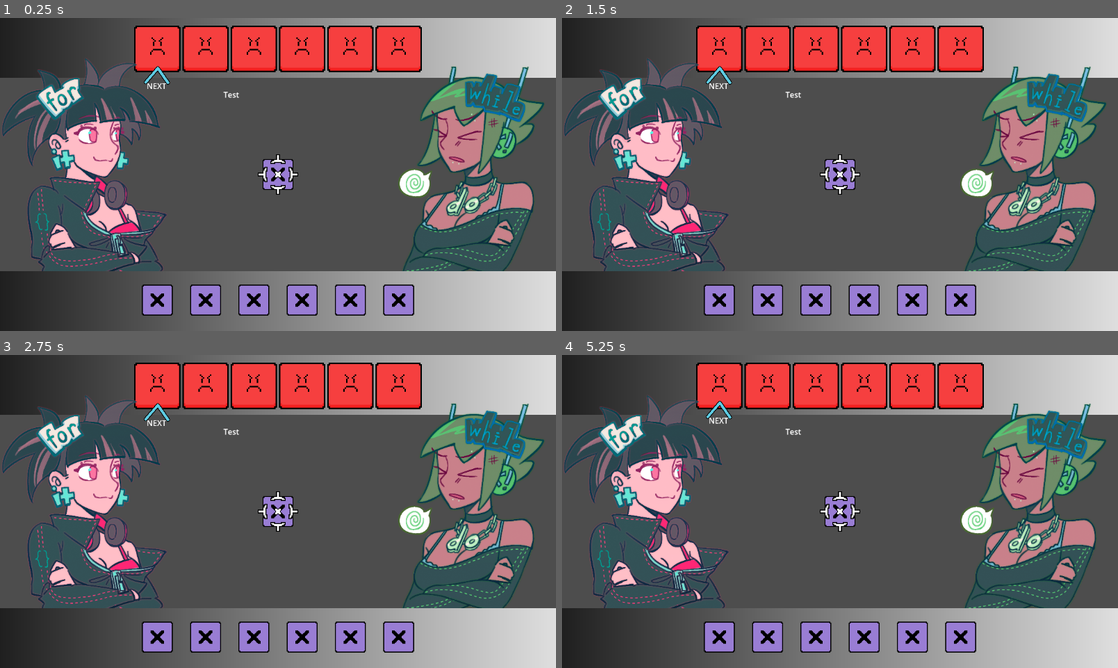
Above: before the commit, frames 1-4 (two rows, left to right).
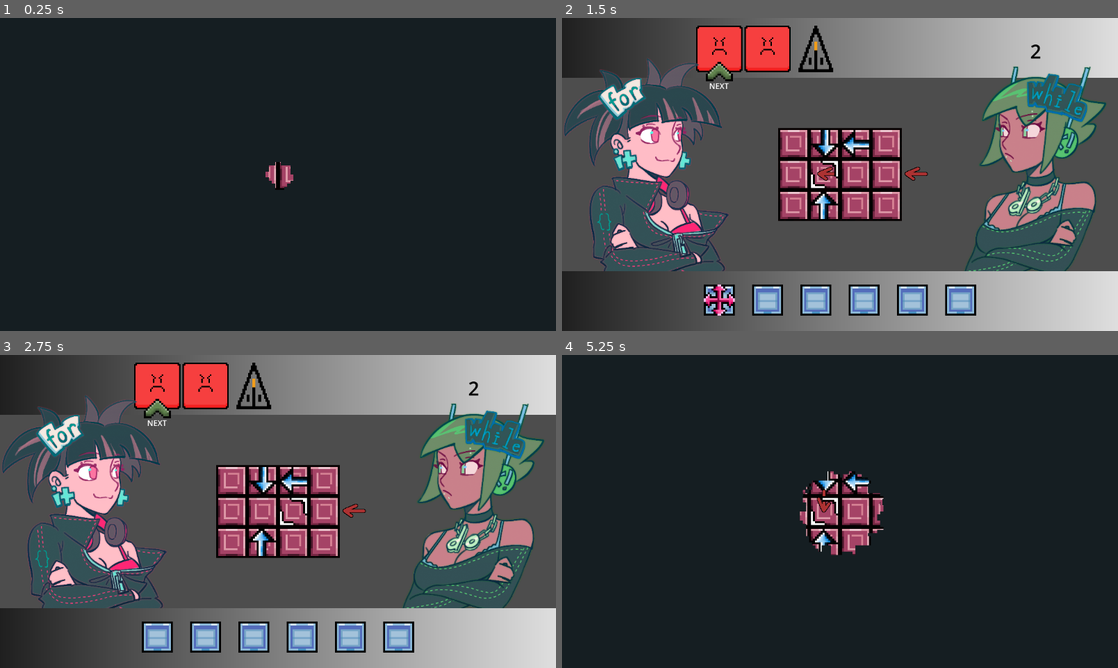
Above: after the commit, the same moments.

Repository: Red-Wool/GMTK-JAM-2025
Game: Godot game, scene res://test_grid_system.tscn
Two runs of this game, one before a commit and one after it. Both use one fixed random seed, a clock stepped at 60 frames per second and the inputs below.
Inputs:
- Up to frame 1 (0.25 s): no input
- Up to frame 2 (1.5 s): hold D (right) 0.53-1.28 s; hold Space 0.53-1.28 s; tap J (action) at 0.6 s; hold S (down) from 1.28 s (still down); tap Space at 1.35 s
- Up to frame 3 (2.75 s): tap Space at 1.52, 1.82 s; tap J (action) at 1.55, 2.1 s; release S (down) at 2.03 s; hold D (right) from 2.03 s (still down); hold Space from 2.03 s (still down)
- Up to frame 4 (5.25 s): release D (right) at 2.78 s; release Space at 2.78 s; hold W (up) 2.78-3.53 s; tap J (action) at 2.85, 4.35, 5.1 s; tap Space at 3.02, 3.32, 4.52, 4.82 s; hold Space 3.53-4.28 s; hold A (left) 3.53-5.03 s; tap R (restart, bound only after the commit) at 4.15 s; hold S (down) from 5.03 s (still down); hold Space from 5.03 s (still down)

The runs differ from the first frame. In frame 1, 97% of the frame differs, in the area x 0-100%, y 0-100%; in frame 2, 16%; in frame 3, 16%; in frame 4, 97%.
Error before the commit: Parse Error: Could not parse global class "ForLoop" from "res://Scripts/Commands/ForLoop.gd". (res://Scripts/GameManager.gd:14)

Commit message:
win and lose, transitions

Diff:
--- a/Prefab/grid_tile.tscn
+++ b/Prefab/grid_tile.tscn
@@ -1,14 +1,10 @@
-[gd_scene load_steps=4 format=3 uid="uid://dy7xs2oi243vd"]
+[gd_scene load_steps=3 format=3 uid="uid://dy7xs2oi243vd"]
 
 [ext_resource type="Script" path="res://Scripts/Grid/GridTile.gd" id="1_ju7xe"]
-
-[sub_resource type="Gradient" id="Gradient_lmv5y"]
-
-[sub_resource type="GradientTexture2D" id="GradientTexture2D_v8dcd"]
-gradient = SubResource("Gradient_lmv5y")
+[ext_resource type="Texture2D" uid="uid://bqtj7invypufw" path="res://Art/firstTile.png" id="2_gnjep"]
 
 [node name="GridTile" type="Node2D"]
 script = ExtResource("1_ju7xe")
 
 [node name="Sprite" type="Sprite2D" parent="."]
-texture = SubResource("GradientTexture2D_v8dcd")
+texture = ExtResource("2_gnjep")
--- a/Resources/Commands/MoveCommand.tres
+++ b/Resources/Commands/MoveCommand.tres
@@ -1,10 +1,10 @@
 [gd_resource type="Resource" script_class="MoveCommand" load_steps=3 format=3 uid="uid://chaacpn2tro72"]
 
 [ext_resource type="Script" path="res://Scripts/Commands/MoveCommand.gd" id="1_2a5f4"]
-[ext_resource type="Texture2D" uid="uid://bre2ej7g8mg8y" path="res://Art/GMTKTempAssetsomni.png" id="2_b7qcl"]
+[ext_resource type="Texture2D" uid="uid://bnn5gmsdqtu50" path="res://Art/commandarrow.png" id="2_tb31r"]
 
 [resource]
 script = ExtResource("1_2a5f4")
 command_name = "Move"
 can_choose_direction = true
-sprite = ExtResource("2_b7qcl")
+sprite = ExtResource("2_tb31r")
--- a/Scripts/Attack/WhileLoop.gd
+++ b/Scripts/Attack/WhileLoop.gd
@@ -35,11 +35,15 @@
 
 # Called when the node enters the scene tree for the first time.
 func _ready():
+	sprite.material.set_shader_parameter("isOn", false)
 	pass # Replace with function body.
 
 
 # Called every frame. 'delta' is the elapsed time since the previous frame.
 func _process(delta):
+
+	if is_dead:
+		sprite.skew = (randf_range(-2,2))
 
 	attack_timer -= delta
 	if is_attacking and attack_timer <= 0. and !stop:
@@ -48,8 +52,8 @@
 
 		if infinite_loop_step_count <= current_step_count:
 			_infinite_state()
+			current_step_count = 0
 			stop = true
-			is_attacking = false
 
 		var dead_check : bool = true
 		var speed_up : bool = false
@@ -120,7 +124,7 @@
 			preview.position = Vector2.ZERO
 		elif i == index:
 			preview.modulate.a = .5
-			preview.position = Vector2.RIGHT * 10
+			preview.position = Vector2.RIGHT * 30
 		else:
 			preview.modulate.a = 0.
 
@@ -129,9 +133,16 @@
 	for proj : AttackProjectile in attack_projectile_array:
 		if !proj.is_dead:
 			health -= 1
-			game_manager.grid_manager._move_hit_character(proj, false, .1)
+			game_manager.grid_manager._move_hit_character(proj, false, .2)
 
-		is_dead = health <= 0
+			await get_tree().create_timer(.2).timeout
+
+			if health <= 0:
+				sprite.material.set_shader_parameter("isOn", true)
+				is_dead = true
+
+
+			await get_tree().create_timer(.3).timeout
 	_end_turn()
 
 func _end_turn():
@@ -147,6 +158,8 @@
 			p.queue_free()
 	attack_projectile_array.clear()
 
+	await get_tree().create_timer(.5).timeout
+
 	stop = false
 	is_attacking = false
 
--- a/Scripts/Commands/CommandDisplay.gd
+++ b/Scripts/Commands/CommandDisplay.gd
@@ -2,7 +2,7 @@
 
 
 @export var sprites : Array[Sprite2D]
-@onready var default_sprite = preload("res://Art/BasucBlock2.png")
+@onready var default_sprite = preload("res://Art/empty_ass_inventory_lmaopng.png")
 
 # Called when the node enters the scene tree for the first time.
 func _ready():
@@ -20,4 +20,4 @@
 		if i < resource.size() and resource[i] != null:
 			sprites[i].texture = resource[i].sprite
 		else:
-			sprites[i].texture = default_sprite
+			sprites[i].texture = null
--- a/Scripts/Commands/ForLoop.gd
+++ b/Scripts/Commands/ForLoop.gd
@@ -11,12 +11,14 @@
 
 # Called when the node enters the scene tree for the first time.
 func _ready():
+	sprite.material.set_shader_parameter("isOn", false)
 	pass # Replace with function body.
 
 
 # Called every frame. 'delta' is the elapsed time since the previous frame.
 func _process(delta):
-	pass
+	if is_dead:
+		sprite.skew = (randf_range(-2,2))
 
 func _setup(c : Array[CommandResource]):
 	commands = c
@@ -28,10 +30,17 @@
 	return true
 
 func _use_command(index : int):
+	commands.pop_at(index)
+	_display()
 
 
-func _hurt():
-	commands.
+func _hurt(delay : float):
+	await get_tree().create_timer(delay * 2.).timeout
+	if commands.pop_back() == null:
+		is_dead = true
+		sprite.material.set_shader_parameter("isOn", true)
+	_display()
+
 
 func _display():
 	command_display._update_sprites(commands)
--- a/Scripts/GameManager.gd
+++ b/Scripts/GameManager.gd
@@ -10,6 +10,10 @@
 var is_placing : bool
 var can_select_direction : bool = false
 var selected_command : CommandResource
+var selected_index : int
+
+var initiate_start : bool
+var is_gameover : bool
 
 @onready var for_loop : ForLoop = %ForLoop
 @onready var while_loop : WhileLoop = %WhileLoop
@@ -103,9 +107,10 @@
 		aim_reticle.modulate.a = 1.
 
 	test_label.text = str(while_loop.health)
-	if Input.is_action_just_pressed("action") and !while_loop.is_attacking:
+	if Input.is_action_just_pressed("action") and !while_loop.is_attacking and !initiate_start:
 		if !is_placing and for_loop._try_select(aim_position.x) and aim_box == 1:
 			selected_command = for_loop.commands[aim_position.x]
+			selected_index = aim_position.x
 			is_placing = true
 			aim_box = 0
 			aim_position = Vector2i(grid_manager.grid.grid.size()/2,grid_manager.grid.grid[0].grid_column.size()-1)
@@ -118,27 +123,36 @@
 				selected_command._do_action(grid_manager, aim_position)
 				_end_place_item()
 
-	if Input.is_key_pressed(KEY_SPACE) and !while_loop.is_attacking and !is_placing:
+	if Input.is_key_pressed(KEY_SPACE) and !while_loop.is_attacking and !is_placing and !initiate_start:
+		initiate_start = true
 		_start_turn()
 
 func _start_level():
 	grid_manager._create_level(level_data.grid_data)
-	for_loop._setup(level_data.commands)
+	for_loop._setup(level_data._duplicate_commands())
 	while_loop._setup(level_data.while_loop_hp, level_data.attack_data)
 
 func _end_place_item():
+	if initiate_start:
+		return
 
 	aim_box = 0
 	can_select_direction = false
 	is_placing = false
 
+	initiate_start = true
+
+	for_loop._use_command(selected_index)
+
 	await get_tree().create_timer(.5).timeout
 	_start_turn()
 
 func _start_turn():
-	while_loop._start_attack()
+	if !is_gameover:
+		while_loop._start_attack()
 
 func _end_turn():
+	initiate_start = false
 	if for_loop.is_dead:
 		lose_level()
 	elif while_loop.is_dead:
@@ -147,9 +161,11 @@
 
 
 func lose_level():
+	is_gameover = true
 	print("lose")
 	pass
 
 func win_level():
+	is_gameover = true
 	print("win")
 	pass
--- a/Scripts/Grid/GridManager.gd
+++ b/Scripts/Grid/GridManager.gd
@@ -50,7 +50,7 @@
 
 	if !_outer_bounds(pos):
 		if pos.x <= -1:
-			game_manager.for_loop._hurt()
+			game_manager.for_loop._hurt(t)
 			_move_hit_character(proj, true, t)
 		else:
 			proj._disappear()
--- a/Scripts/LevelResource.gd
+++ b/Scripts/LevelResource.gd
@@ -10,3 +10,10 @@
 @export var attack_data : Array[WhileAttackResource]
 
 #put more data later
+
+func _duplicate_commands() -> Array[CommandResource]:
+	var c : Array[CommandResource]
+	for command : CommandResource in commands:
+		c.append(command.duplicate(true))
+
+	return c
--- /dev/null
+++ b/Scripts/Restart.gd
@@ -0,0 +1,21 @@
+class_name Restart extends Sprite2D
+
+@onready var anim : AnimationPlayer = $AnimationPlayer
+
+var is_transitioning
+
+func _ready():
+	is_transitioning = true
+	await get_tree().create_timer(1.6).timeout
+	is_transitioning = false
+
+func _process(delta):
+	if Input.is_action_just_pressed("restart") and !is_transitioning:
+		_restart()
+		is_transitioning = true
+
+func _restart():
+
+	anim.play("closing")
+	await get_tree().create_timer(1.6).timeout
+	get_tree().reload_current_scene()
--- /dev/null
+++ b/Scripts/vortex.gdshader
@@ -0,0 +1,135 @@
+shader_type canvas_item;
+
+uniform float anim;
+
+uniform vec3 bgColor;
+uniform vec3 shineColor;
+uniform int posterizeAmount;
+uniform float time;
+
+float rand(float co) { return fract(sin(co*(91.3458)) * 47453.5453); }
+vec2 rand2(vec2 co){ return vec2(rand(co.x+co.y), rand(co.y-co.x)); }
+
+/*
+vec2 noise2(vec2 inp)
+{
+    vec2 i = floor(inp);
+    vec2 f = fract(inp);
+
+    vec2 a = rand2(i);
+    vec2 b = rand2(i + vec2(1,0));
+    vec2 c = rand2(i + vec2(0,1));
+    vec2 d = rand2(i + vec2(1,1));
+
+    vec2 s = f*f*(3. - (2. * f));
+
+    return mix(a, b, s.x) + (c - a) * s.y * (1.0 - s.x) + (d - b) * s.x * s.y;;
+}
+*/
+
+float voronoiDistance (vec2 inp, out vec2 index)
+{
+    vec2 i = floor(inp);
+    vec2 f = fract(inp);
+
+    float d = 8.;
+    vec2 sc, sd;
+    for (int x = -1; x <= 1; x++)
+    {
+        for (int y = -1; y <= 1; y++)
+        {
+            vec2 coord = vec2(float(x),float(y));
+            vec2 a = sin(rand2(i+coord)*130.49 + TIME)*.5 + .5;
+            vec2 p = a-f+coord;
+
+            float l = length(p);
+            if (l < d)
+            {
+                d = l;
+                sc = coord + sin(3.*TIME+4.*length(inp))*f*.01*smoothstep(2.,30.,sqrt(length(inp)));
+                sd = p;
+
+                index = coord;
+
+
+            }
+        }
+    }
+
+    d = 8.;
+
+    for (int x = -2; x <= 2; x++)
+    {
+        for (int y = -2; y <= 2; y++)
+        {
+            vec2 coord = vec2(float(x),float(y)) + sc;
+            vec2 a = sin(rand2(i+coord)*130.49 +TIME)*.5 + .5;
+            vec2 p = a-f+coord;
+
+            d = min(d,abs(dot((sd+p)*.5, normalize(sd-p))));
+        }
+    }
+
+
+    return d;
+}
+
+vec2 rotate(vec2 uv, float ang)
+{
+    return uv * mat2(vec2(cos(ang), -sin(ang)), vec2(sin(ang), cos(ang)));
+}
+
+
+void vertex() {
+	// Called for every vertex the material is visible on.
+}
+
+void fragment() {
+	// Called for every pixel the material is visible on.
+
+	vec2 uv = UV - .5;
+
+
+
+	uv *= 750.*.25;
+	uv = floor(uv);
+	uv /= 750.*.25;
+
+	uv *= 24.;
+
+	uv = rotate(uv, time*.1+length(uv)*.1);
+    //uv -= .5;
+
+
+
+
+    vec2 aO, bO, coord;
+    //vec2 v = voronoi(uv, aO, bO, coord), n = noise2(v);
+
+
+    float ed = voronoiDistance(uv, coord);
+    //float epct =1.- smoothstep(0.,2.*((length(uv)+0.)*.5+.5),ed);
+	 float epct =smoothstep(0.,2.,length(uv)+sin(length(uv))+ed-anim*15.+1.);
+
+    float pct = sin(ed * 50.)*.5+.5;
+
+
+	pct *= float(posterizeAmount);
+	pct = round(pct);
+	pct /= float(posterizeAmount);
+
+	epct *= float(posterizeAmount);
+	epct = round(epct);
+	epct /= float(posterizeAmount);
+
+    // Time varying pixel color
+    vec3 col = vec3(.165,.239,.271)*.5;//mix(vec3(.0,.05,.05), vec3(.0,.05,.05), pct) * (1.-epct) + (vec3(0,.05,.05) * epct);
+
+    // Output to screen
+    COLOR = vec4(col,epct);
+}
+
+//void light() {
+	// Called for every pixel for every light affecting the CanvasItem.
+	// Uncomment to replace the default light processing function with this one.
+//}
--- a/project.godot
+++ b/project.godot
@@ -66,6 +66,11 @@
 , Object(InputEventKey,"resource_local_to_scene":false,"resource_name":"","device":-1,"window_id":0,"alt_pressed":false …(183 unchanged characters)…
 ]
 }
+restart={
+"deadzone": 0.5,
+"events": [Object(InputEventKey,"resource_local_to_scene":false,"resource_name":"","device":-1,"window_id":0,"alt_pressed":false,"shift_pressed":false,"ctrl_pressed":false,"meta_pressed":false,"pressed":false,"keycode":0,"physical_keycode":82,"key_label":0,"unicode":114,"location":0,"echo":false,"script":null)
+]
+}
 
 [rendering]
 
--- a/test_grid_system.tscn
+++ b/test_grid_system.tscn
@@ -1,26 +1,98 @@
-[gd_scene load_steps=34 format=3 uid="uid://5xki7cjncade"]
+[gd_scene load_steps=44 format=3 uid="uid://5xki7cjncade"]
 
 [ext_resource type="Script" path="res://Scripts/GameManager.gd" id="1_dkclg"]
+[ext_resource type="Shader" path="res://Scripts/vortex.gdshader" id="1_o8arl"]
 [ext_resource type="Script" path="res://Scripts/Grid/GridManager.gd" id="1_xx8qn"]
 [ext_resource type="Resource" uid="uid://cjrpr2ntqnd7s" path="res://Resources/LevelData/TestLevel.tres" id="2_i006t"]
+[ext_resource type="Script" path="res://Scripts/Restart.gd" id="2_ikpb4"]
 [ext_resource type="Script" path="res://Scripts/Commands/ForLoop.gd" id="2_wg84c"]
-[ext_resource type="Texture2D" uid="uid://cbxhlij12ad8l" path="res://Art/CursorSingle.png" id="3_67dwg"]
 [ext_resource type="Script" path="res://Scripts/Grid/GridColumnResource.gd" id="3_ipsnc"]
 [ext_resource type="PackedScene" uid="uid://dy7xs2oi243vd" path="res://Prefab/grid_tile.tscn" id="3_y32g5"]
 [ext_resource type="Texture2D" uid="uid://db5i6kwbmsu8l" path="res://Art/Character/FOR_neutral.png" id="4_rkrjk"]
 [ext_resource type="Script" path="res://Scripts/Grid/GridPointResource.gd" id="4_xk82o"]
+[ext_resource type="Texture2D" uid="uid://b8yrfsx2i5r4d" path="res://Art/crossHair.png" id="5_awbc7"]
 [ext_resource type="Script" path="res://Scripts/Grid/GridLevelResource.gd" id="5_y37kf"]
 [ext_resource type="Script" path="res://Scripts/Commands/CommandDisplay.gd" id="6_65egh"]
+[ext_resource type="Texture2D" uid="uid://re6sp7henqtc" path="res://Art/Character/WHILE_neutral.png" id="6_evxij"]
 [ext_resource type="Shader" path="res://Scripts/BlueScreen.gdshader" id="6_ockrj"]
 [ext_resource type="Texture2D" uid="uid://dun7nko3vs7l" path="res://Art/BasucBlock2.png" id="6_sb7e5"]
 [ext_resource type="Texture2D" uid="uid://cr7wwiom7qwi0" path="res://Art/bluescreen.png" id="7_bm7yt"]
 [ext_resource type="Script" path="res://Scripts/Attack/WhileLoop.gd" id="9_kwq8n"]
 [ext_resource type="PackedScene" uid="uid://dbw3rxrj4j1ny" path="res://Prefab/attack_projectile.tscn" id="10_4itp5"]
+[ext_resource type="Texture2D" uid="uid://nwqkosmsm1tk" path="res://Art/empty_ass_inventory_lmaopng.png" id="10_lw0e6"]
 [ext_resource type="Script" path="res://Scripts/Attack/AttackDisplay.gd" id="10_tmfi4"]
 [ext_resource type="PackedScene" uid="uid://bcdkdfn2vmlc3" path="res://Prefab/attack_preview.tscn" id="11_6c2l6"]
 [ext_resource type="Texture2D" uid="uid://f1o68m5rt3xq" path="res://Art/BasicAngryPixelBlocks.png" id="11_beffb"]
-[ext_resource type="Texture2D" uid="uid://dbx6rea7coh4l" path="res://Art/Character/WHILE_hurt.png" id="11_gpo71"]
-[ext_resource type="Texture2D" uid="uid://c84nrsu2u5aeh" path="res://Art/GMTKTempAssets.png" id="12_htkqw"]
+[ext_resource type="Texture2D" uid="uid://pe21r68uj4o0" path="res://Art/EnemyArrow.png" id="17_kkuai"]
+
+[sub_resource type="ShaderMaterial" id="ShaderMaterial_oslx0"]
+shader = ExtResource("1_o8arl")
+shader_parameter/anim = 1.0
+shader_parameter/bgColor = null
+shader_parameter/shineColor = null
+shader_parameter/posterizeAmount = 1
+shader_parameter/time = null
+
+[sub_resource type="Gradient" id="Gradient_hhspd"]
+
+[sub_resource type="GradientTexture2D" id="GradientTexture2D_brbr2"]
+gradient = SubResource("Gradient_hhspd")
+width = 1200
+height = 1200
+
+[sub_resource type="Animation" id="Animation_fk3fd"]
+resource_name = "opening"
+length = 1.5
+tracks/0/type = "value"
+tracks/0/imported = false
+tracks/0/enabled = true
+tracks/0/path = NodePath(".:material:shader_parameter/anim")
+tracks/0/interp = 2
+tracks/0/loop_wrap = true
+tracks/0/keys = {
+"times": PackedFloat32Array(0, 1.5),
+"transitions": PackedFloat32Array(1, 1),
+"update": 0,
+"values": [0.0, 1.0]
+}
+
+[sub_resource type="Animation" id="Animation_gw8oo"]
+length = 0.001
+tracks/0/type = "value"
+tracks/0/imported = false
+tracks/0/enabled = true
+tracks/0/path = NodePath(".:material:shader_parameter/anim")
+tracks/0/interp = 1
+tracks/0/loop_wrap = true
+tracks/0/keys = {
+"times": PackedFloat32Array(0),
+"transitions": PackedFloat32Array(1),
+"update": 0,
+"values": [1.0]
+}
+
+[sub_resource type="Animation" id="Animation_jno5t"]
+resource_name = "closing"
+length = 1.5
+tracks/0/type = "value"
+tracks/0/imported = false
+tracks/0/enabled = true
+tracks/0/path = NodePath(".:material:shader_parameter/anim")
+tracks/0/interp = 2
+tracks/0/loop_wrap = true
+tracks/0/keys = {
+"times": PackedFloat32Array(-0.133333, 1.5),
+"transitions": PackedFloat32Array(1, 1),
+"update": 0,
+"values": [1.0, 0.0]
+}
+
+[sub_resource type="AnimationLibrary" id="AnimationLibrary_e7hds"]
+_data = {
+"RESET": SubResource("Animation_gw8oo"),
+"closing": SubResource("Animation_jno5t"),
+"opening": SubResource("Animation_fk3fd")
+}
 
 [sub_resource type="ShaderMaterial" id="ShaderMaterial_xiwl1"]
 shader = ExtResource("6_ockrj")
@@ -76,28 +148,42 @@
 
 [node name="Camera2D" type="Camera2D" parent="."]
 
+[node name="Transition" type="Sprite2D" parent="."]
+unique_name_in_owner = true
+z_index = 100
+material = SubResource("ShaderMaterial_oslx0")
+texture = SubResource("GradientTexture2D_brbr2")
+script = ExtResource("2_ikpb4")
+
+[node name="AnimationPlayer" type="AnimationPlayer" parent="Transition"]
+libraries = {
+"": SubResource("AnimationLibrary_e7hds")
+}
+autoplay = "opening"
+
 [node name="GameManager" type="Node" parent="."]
 unique_name_in_owner = true
 script = ExtResource("1_dkclg")
 level_data = ExtResource("2_i006t")
 
 [node name="TestLabel" type="Label" parent="GameManager"]
-offset_left = -113.0
-offset_top = -177.0
-offset_right = -73.0
-offset_bottom = -154.0
+offset_left = 394.0
+offset_top = -283.0
+offset_right = 475.0
+offset_bottom = -228.0
+theme_override_colors/font_color = Color(0, 0, 0, 1)
+theme_override_font_sizes/font_size = 40
 text = "Test
 "
 
 [node name="Reticle" type="Sprite2D" parent="GameManager"]
 z_index = 10
 texture_filter = 1
-scale = Vector2(2, 2)
-texture = ExtResource("3_67dwg")
+texture = ExtResource("5_awbc7")
 
 [node name="Preview" type="Sprite2D" parent="GameManager"]
-texture_filter = 1
-scale = Vector2(2, 2)
+z_index = 5
+texture_filter = 1
 texture = ExtResource("6_sb7e5")
 
 [node name="ForLoop" type="Node2D" parent="."]
@@ -122,43 +208,67 @@
 z_index = 1
 texture_filter = 1
 position = Vector2(-250, -20)
-scale = Vector2(2, 2)
-texture = ExtResource("6_sb7e5")
+texture = ExtResource("10_lw0e6")
 
 [node name="CommandDisplay2" type="Sprite2D" parent="ForLoop/CommandArea"]
 z_index = 1
 texture_filter = 1
 position = Vector2(-150, -20)
-scale = Vector2(2, 2)
-texture = ExtResource("6_sb7e5")
+texture = ExtResource("10_lw0e6")
 
 [node name="CommandDisplay3" type="Sprite2D" parent="ForLoop/CommandArea"]
 z_index = 1
 texture_filter = 1
 position = Vector2(-50, -20)
-scale = Vector2(2, 2)
-texture = ExtResource("6_sb7e5")
+texture = ExtResource("10_lw0e6")
 
 [node name="CommandDisplay4" type="Sprite2D" parent="ForLoop/CommandArea"]
 z_index = 1
 texture_filter = 1
 position = Vector2(50, -20)
-scale = Vector2(2, 2)
-texture = ExtResource("6_sb7e5")
+texture = ExtResource("10_lw0e6")
 
 [node name="CommandDisplay5" type="Sprite2D" parent="ForLoop/CommandArea"]
 z_index = 1
 texture_filter = 1
 position = Vector2(150, -20)
-scale = Vector2(2, 2)
-texture = ExtResource("6_sb7e5")
+texture = ExtResource("10_lw0e6")
 
 [node name="CommandDisplay6" type="Sprite2D" parent="ForLoop/CommandArea"]
 z_index = 1
 texture_filter = 1
 position = Vector2(250, -20)
-scale = Vector2(2, 2)
-texture = ExtResource("6_sb7e5")
+texture = ExtResource("10_lw0e6")
+
+[node name="Backdrop" type="Sprite2D" parent="ForLoop/CommandArea"]
+texture_filter = 1
+position = Vector2(-250, -20)
+texture = ExtResource("10_lw0e6")
+
+[node name="Backdrop2" type="Sprite2D" parent="ForLoop/CommandArea"]
+texture_filter = 1
+position = Vector2(-150, -20)
+texture = ExtResource("10_lw0e6")
+
+[node name="Backdrop3" type="Sprite2D" parent="ForLoop/CommandArea"]
+texture_filter = 1
+position = Vector2(-50, -20)
+texture = ExtResource("10_lw0e6")
+
+[node name="Backdrop4" type="Sprite2D" parent="ForLoop/CommandArea"]
+texture_filter = 1
+position = Vector2(50, -20)
+texture = ExtResource("10_lw0e6")
+
+[node name="Backdrop5" type="Sprite2D" parent="ForLoop/CommandArea"]
+texture_filter = 1
+position = Vector2(150, -20)
+texture = ExtResource("10_lw0e6")
+
+[node name="Backdrop6" type="Sprite2D" parent="ForLoop/CommandArea"]
+texture_filter = 1
+position = Vector2(250, -20)
+texture = ExtResource("10_lw0e6")
 
 [node name="WhileLoop" type="Node2D" parent="."]
 unique_name_in_owner = true
@@ -168,7 +278,7 @@
 material = SubResource("ShaderMaterial_bjsgu")
 position = Vector2(400, 0)
 scale = Vector2(0.4, 0.4)
-texture = ExtResource("11_gpo71")
+texture = ExtResource("6_evxij")
 
 [node name="AttackDisplay" type="Sprite2D" parent="WhileLoop" node_paths=PackedStringArray("sprites")]
 z_index = -1
@@ -221,16 +331,16 @@
 
 [node name="Pointer" type="Sprite2D" parent="WhileLoop/AttackDisplay"]
 z_index = 2
+texture_filter = 1
 position = Vector2(-251, 75)
-rotation = -1.5708
-texture = ExtResource("12_htkqw")
+texture = ExtResource("17_kkuai")
 
 [node name="RichTextLabel" type="RichTextLabel" parent="WhileLoop/AttackDisplay/Pointer"]
-offset_left = -10.0
-offset_top = -40.0
-offset_right = 70.0
-offset_bottom = -1.52588e-05
-rotation = 1.5708
+texture_filter = 1
+offset_left = -40.0
+offset_top = 10.0
+offset_right = 40.0
+offset_bottom = 50.0
 bbcode_enabled = true
 text = "[center]NEXT"
 fit_content = true
Binary file added: Art/EnemyArrow.png
Not shown, added: Art/EnemyArrow.png.import
Binary file added: Art/Next_and_Now_arrow.png
Not shown, added: Art/Next_and_Now_arrow.png.import
Binary file added: Art/commandarrow.png
Not shown, added: Art/commandarrow.png.import
Binary file added: Art/crossHair.png
Not shown, added: Art/crossHair.png.import
Binary file added: Art/empty_ass_inventory_lmaopng.png
Not shown, added: Art/empty_ass_inventory_lmaopng.png.import
Binary file added: Art/firstTile.png
Not shown, added: Art/firstTile.png.import
(and 2 more such lines)
